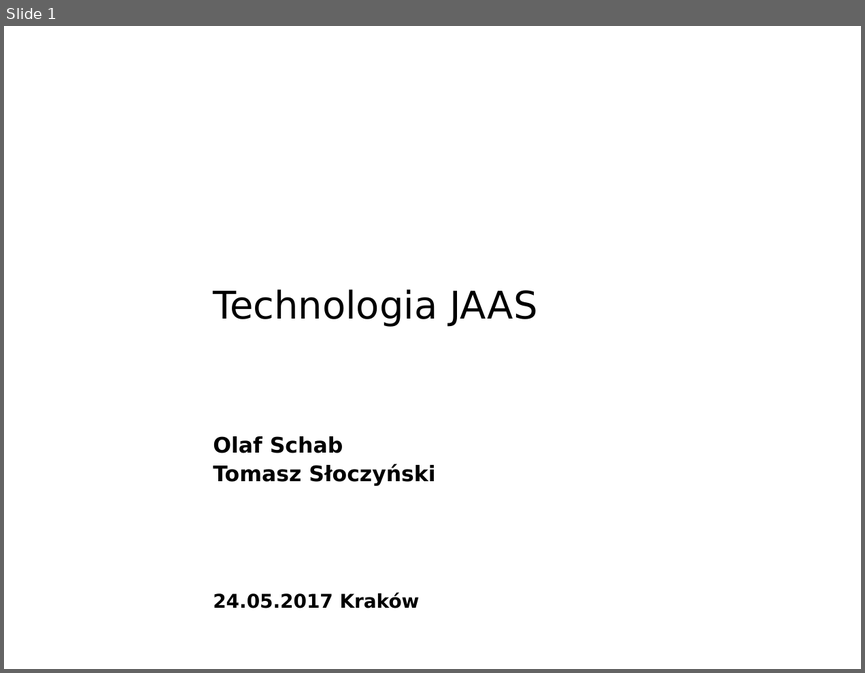
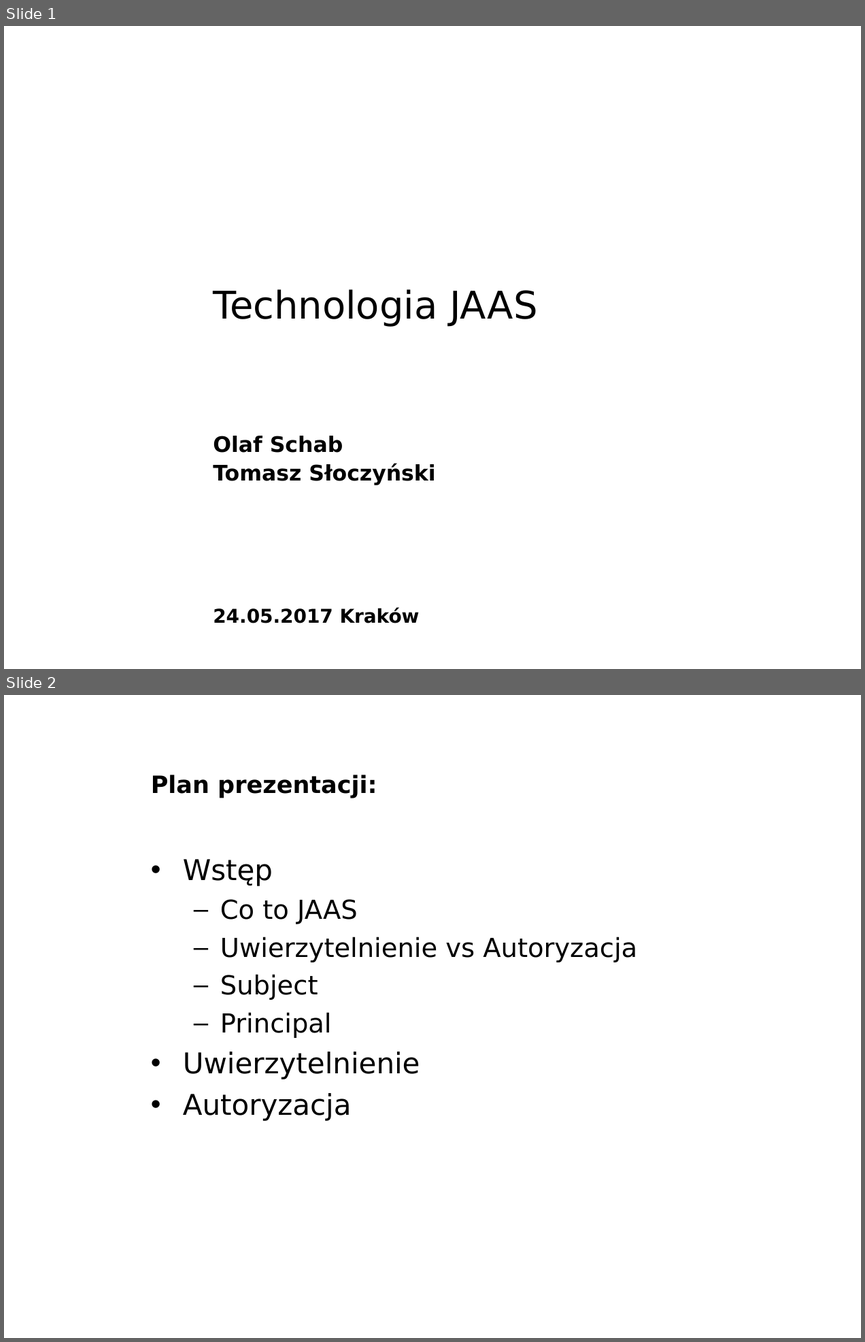
Before and after one commit to Sharku94/ZTI_JAAS, a slide deck: prezentacja/JAAS.ppt. Shown one above the other, each under a label of ours: slide 1 before the commit, slides 1 and 2 after it. The pictures are 865x673 and 865x1342 pixels, drawn with LibreOffice and Linux fonts; fonts in the diff are those of the drawing; background and template pictures are left out. Boxes give left, top, right and bottom in pixels: in the first picture for what was removed or moved away, otherwise in the second. Text is boxed around its words. In the diff, an @@ line names an element or a change of style, - is before the commit and + after.

Commit message:
Wstępna wersja prezentacji
do oceny

```diff
--- a/prezentacja/JAAS.ppt
+++ b/prezentacja/JAAS.ppt
@@ slide 2 added at bbox=[4, 695, 861, 1338], background picture (left out) @@
@@ title added at bbox=[151, 775, 377, 798], 20 pt, text #000000, bold @@
+Plan prezentacji:
@@ text added at bbox=[183, 859, 637, 1121], 22 pt, text #000000 @@
+• Wstęp
+  – Co to JAAS
+  – Uwierzytelnienie vs Autoryzacja
+  – Subject
+  – Principal
+• Uwierzytelnienie
+• Autoryzacja
@@ slide 1 changed as well @@
@@ text "24.05.2017 Kraków" at bbox=[213, 607, 419, 623]: line spacing 16pt to 1 @@
```
Also in this commit, not shown: 3 other slides changed, 15 other slides added, 1 slide removed.
